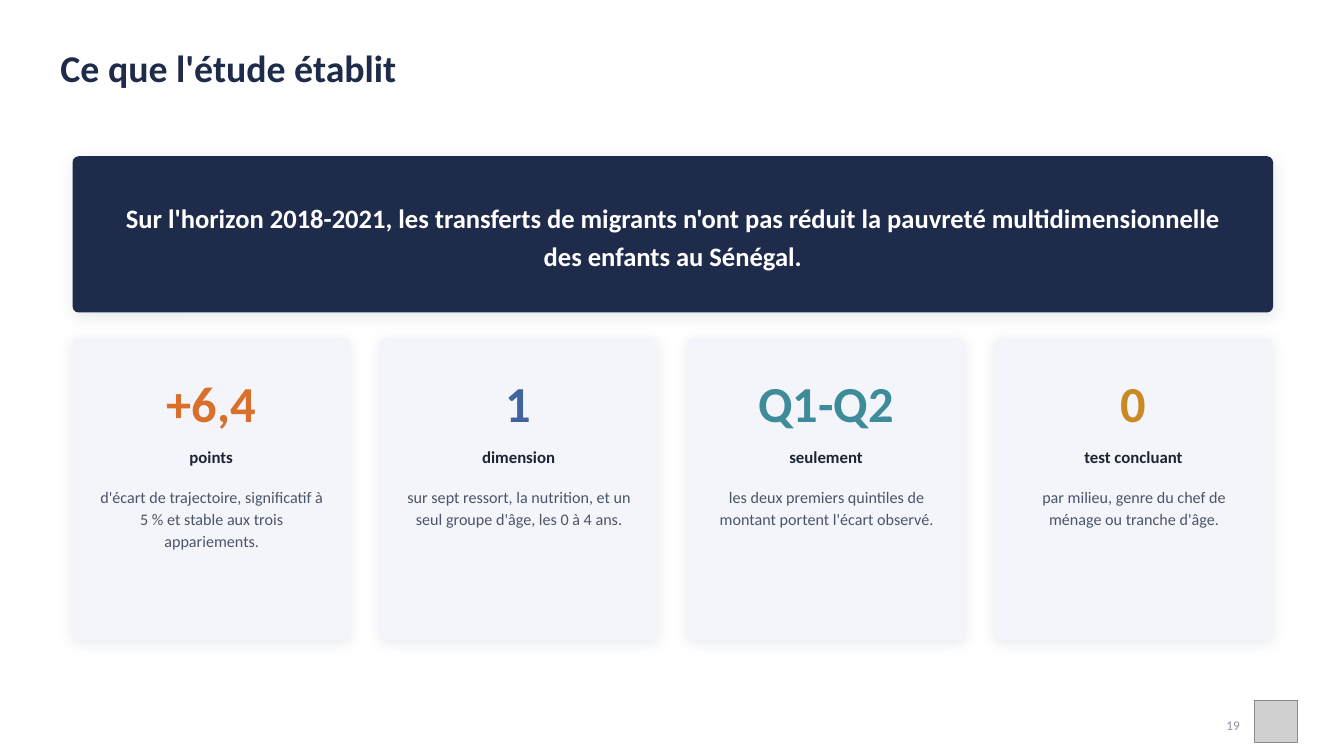
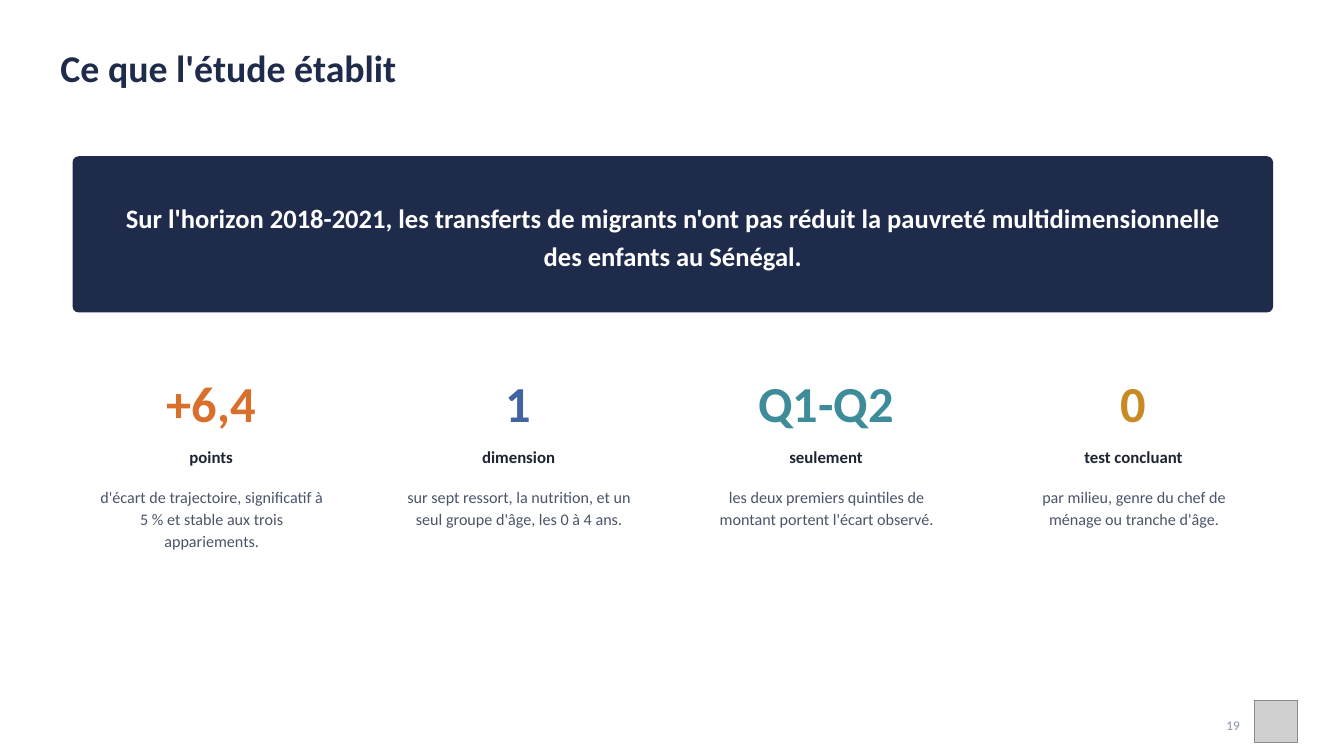
Before and after one commit to JODRAFF9/MEMOIRE, a slide deck: slide 19 of infographie/presentation_infographique.pptx. Drawn at 1344x756 pixels with LibreOffice and Linux fonts; fonts in the diff are those of the drawing; grey boxes stand for pictures. Boxes give left, top, right and bottom in pixels: in the first picture for what was removed or moved away, otherwise in the second. Text is boxed around its words. In the diff, an @@ line names an element or a change of style, - is before the commit and + after.

```diff
--- a/infographie/presentation_infographique.pptx
+++ b/infographie/presentation_infographique.pptx
@@ rounded rectangle at [73,156,1273,313]: shadow off @@
@@ rounded rectangle removed at [73,338,350,640] @@
@@ rounded rectangle removed at [380,338,657,640] @@
@@ rounded rectangle removed at [688,338,965,640] @@
@@ rounded rectangle removed at [995,338,1272,640] @@
```
Also in this commit, not shown: 18 other slides changed, 1 other file.
